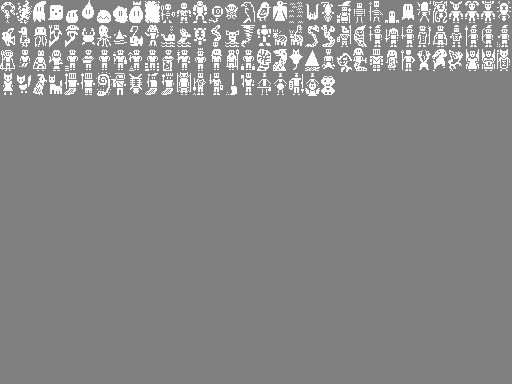
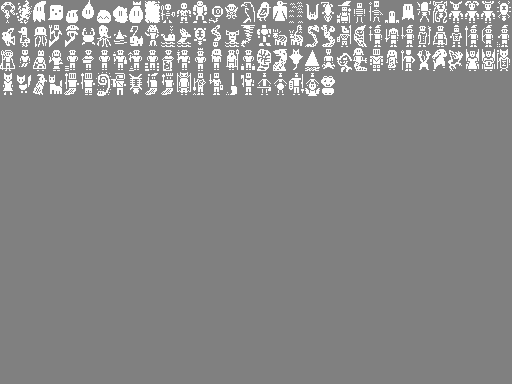
The second 512×384 image is a revision of the first. Changes to its layers:
painted on "Background" over <box>321,87,335,93</box>
